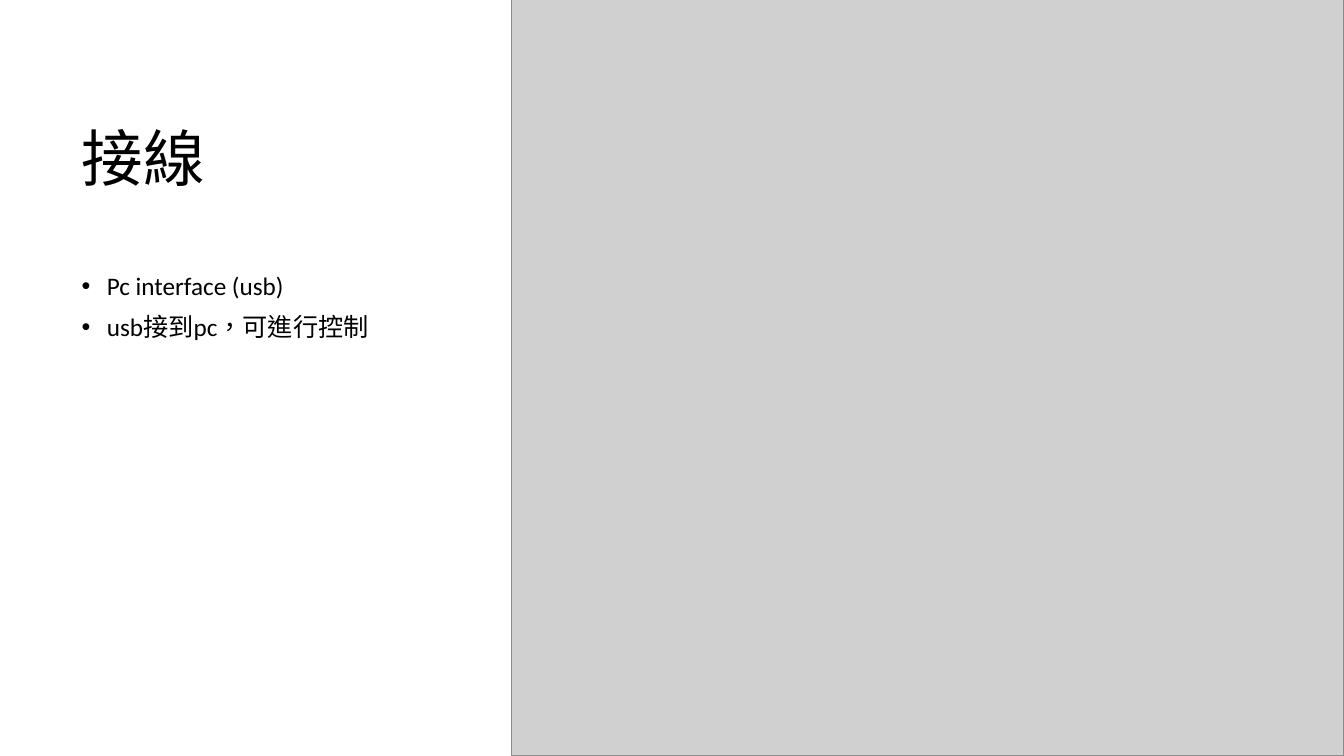
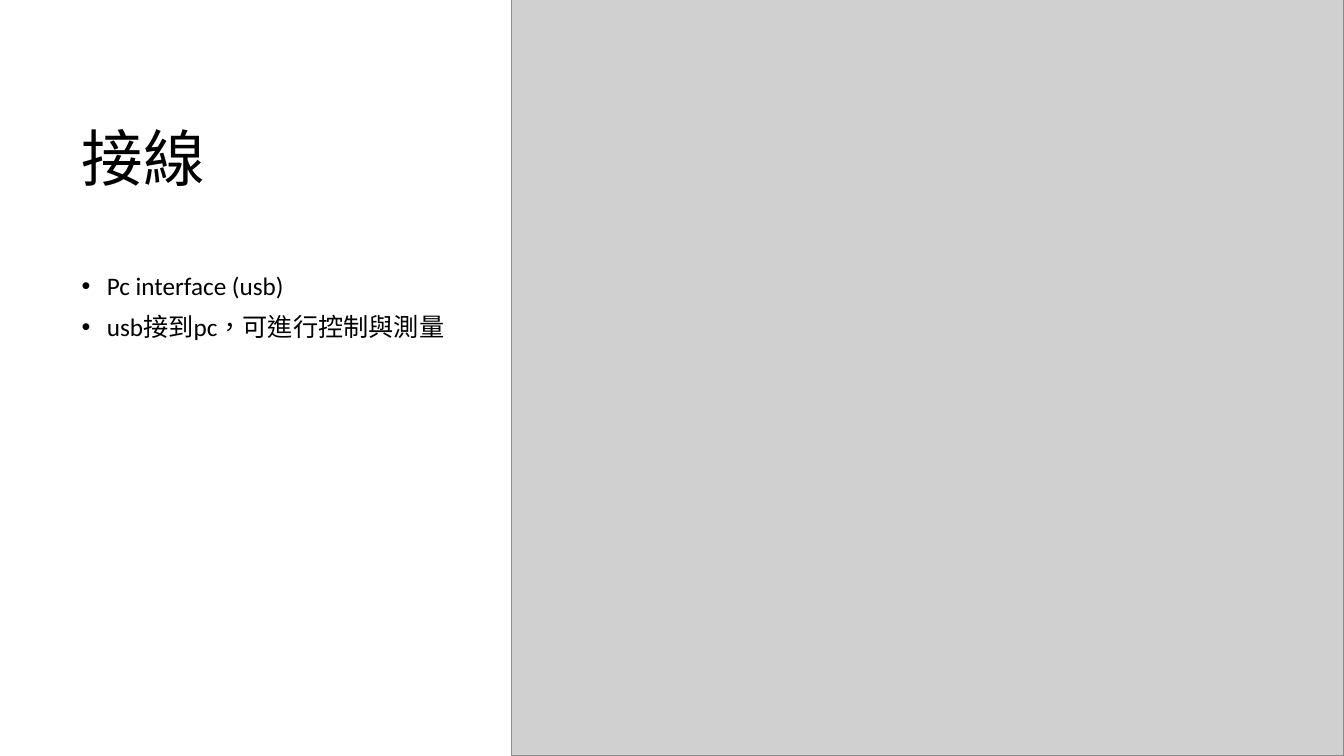
Before and after one commit to yyu002/Apx515_md, a slide deck: slide 5 of ppt/apx515_instrument.pptx. Drawn at 1344x756 pixels with LibreOffice and Linux fonts; fonts in the diff are those of the drawing; grey boxes stand for pictures. Boxes give left, top, right and bottom in pixels: in the first picture for what was removed or moved away, otherwise in the second. Text is boxed around its words. In the diff, an @@ line names an element or a change of style, - is before the commit and + after.

```diff
--- a/ppt/apx515_instrument.pptx
+++ b/ppt/apx515_instrument.pptx
@@ text at [107,316,444,340]: text changed @@
-• usb接到pc，可進行控制
+• usb接到pc，可進行控制與測量
```
Also in this commit, not shown: 2 slides added, 1 slide removed, 2 other files.
